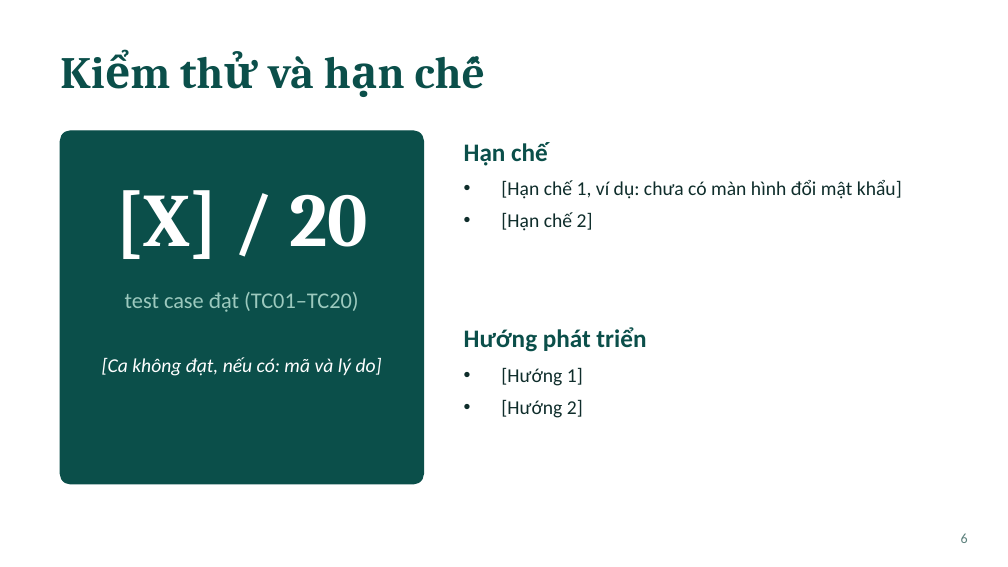
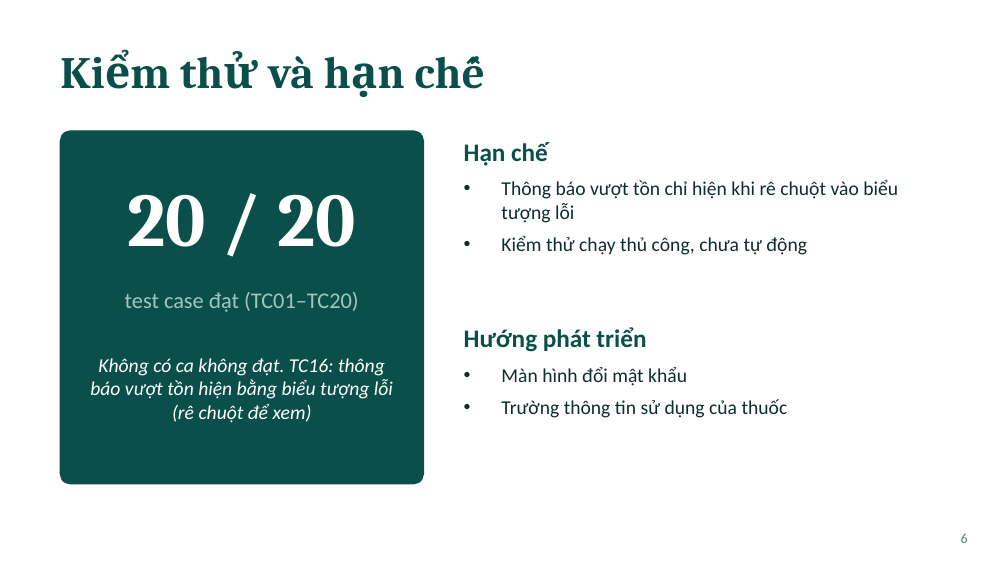
Before and after one commit to cubo40925-prog/Nhom06_QuanLyNhaThuoc, a slide deck: slide 6 of Report/PharmaCare_Slides.pptx. Drawn at 1008x567 pixels with LibreOffice and Linux fonts; fonts in the diff are those of the drawing. Boxes give left, top, right and bottom in pixels: in the first picture for what was removed or moved away, otherwise in the second. Text is boxed around its words. In the diff, an @@ line names an element or a change of style, - is before the commit and + after.

```diff
--- a/Report/PharmaCare_Slides.pptx
+++ b/Report/PharmaCare_Slides.pptx
@@ text at [128,194,357,247]: text changed @@
-[X] / 20
+20 / 20
@@ text at [501,180,898,255]: text changed @@
-• [Hạn chế 1, ví dụ: chưa có màn hình đổi mật khẩu]
-• [Hạn chế 2]
+• Thông báo vượt tồn chỉ hiện khi rê chuột vào biểu tượng lỗi
+• Kiểm thử chạy thủ công, chưa tự động
@@ text at [90,358,393,423]: text changed @@
-[Ca không đạt, nếu có: mã và lý do]
+Không có ca không đạt. TC16: thông báo vượt tồn hiện bằng biểu tượng lỗi (rê chuột để xem)
@@ text at [501,367,788,418]: text changed @@
-• [Hướng 1]
-• [Hướng 2]
+• Màn hình đổi mật khẩu
+• Trường thông tin sử dụng của thuốc
```
Also in this commit, not shown: 3 other slides changed, 2 other files.
